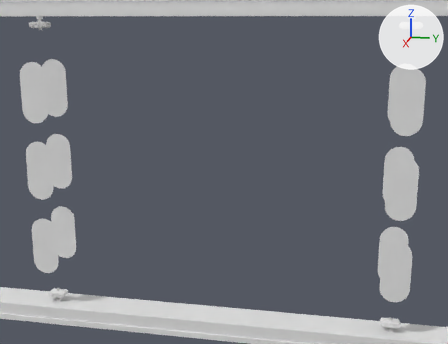
One commit to the FBX model Assets/Models/MiscellaneousModels/ScenarioModels/BlackAndWhite/BWWallExtensions.fbx: the scene before it, then after it.
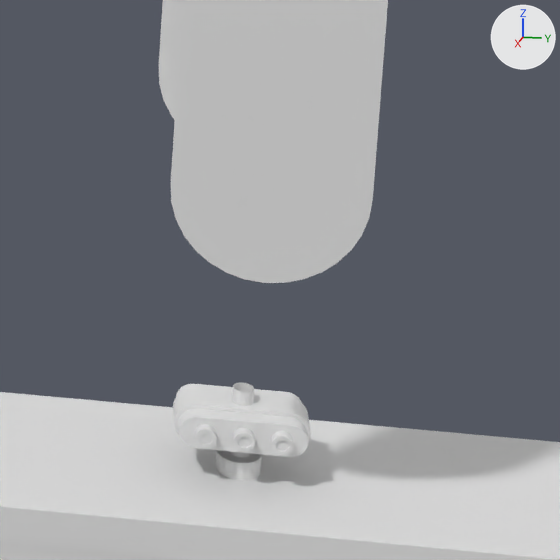
The first picture shows the older version from a 50 mm camera at (518.0, 111.0, 131.0) aimed at (-2.0, 7.0, 1.0). The close-ups show the older and then the newer version on the part from 79% to 98% of the width and 75% to 100% of the height of that picture. Only the edits that show in the close-ups are written down. Every picture has the same lights, and +X, +Y and +Z are marked at upper right.

Names of what the first close-up shows: 'BWWallExtensions', 'BWWallShieldGeneratorLeftBottom', 'BWWallShieldLeftBottom'.
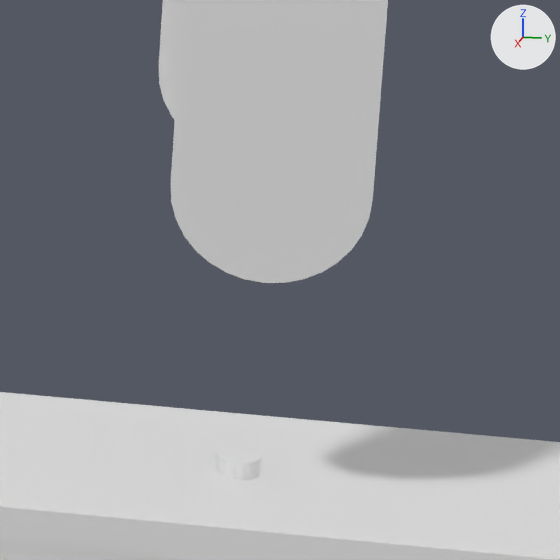
Location of each change, [x1, y1, x2, y2] in pixels of the close-ups (560 x 560 px):
'BWWallShieldGeneratorLeftBottom', deleted: before [173, 383, 311, 458]
    faces in mat_bwwallextensionsaccent (white #e7e7e7): [176, 384, 308, 457]
    faces in mat_bwwallextensionssilver (white #e7e7e7): [173, 383, 311, 458]
    faces in mat_bwwallextensionsshieldenabledlitelement (white #e7e7e7): [199, 433, 289, 451]
'BWWallShieldLeftBottom', unchanged, covered by the edit: before [159, 0, 388, 283]
'BWWallShieldLeft', unchanged, uncovered by the edit: after [159, 0, 388, 283]

The change, as a diff of the scene's bpy script:
```diff
--- a/Assets/Models/MiscellaneousModels/ScenarioModels/BlackAndWhite/BWWallExtensions.fbx.py
+++ b/Assets/Models/MiscellaneousModels/ScenarioModels/BlackAndWhite/BWWallExtensions.fbx.py
@@ ob_bwwallshieldgeneratorleftbottom @@
-ob_bwwallshieldgeneratorleftbottom = bpy.data.objects.new('BWWallShieldGeneratorLeftBottom', me_circle_010)
-ob_bwwallshieldgeneratorleftbottom.location = (0.0, 156.7, -127.8)
```
